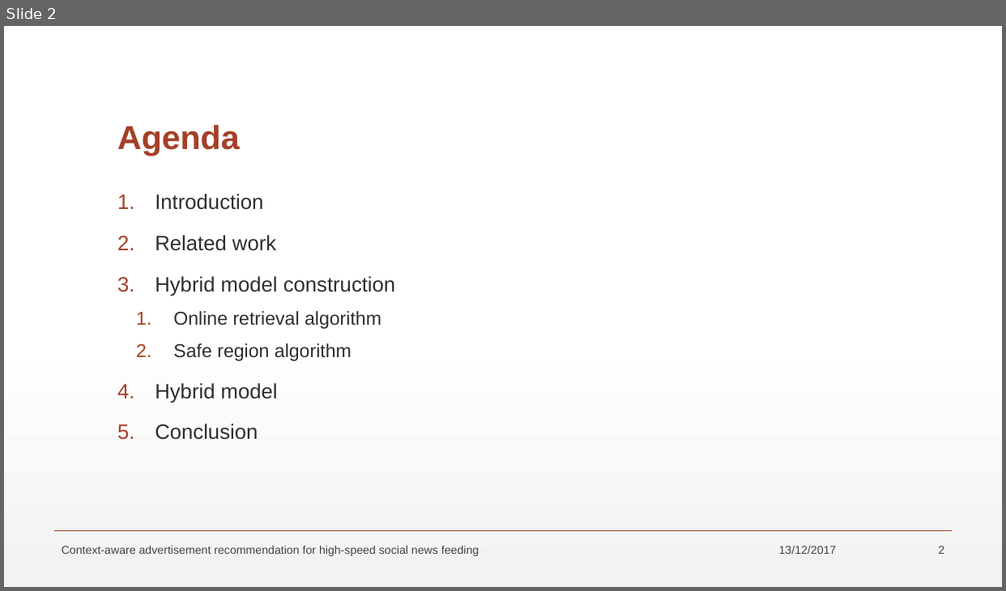
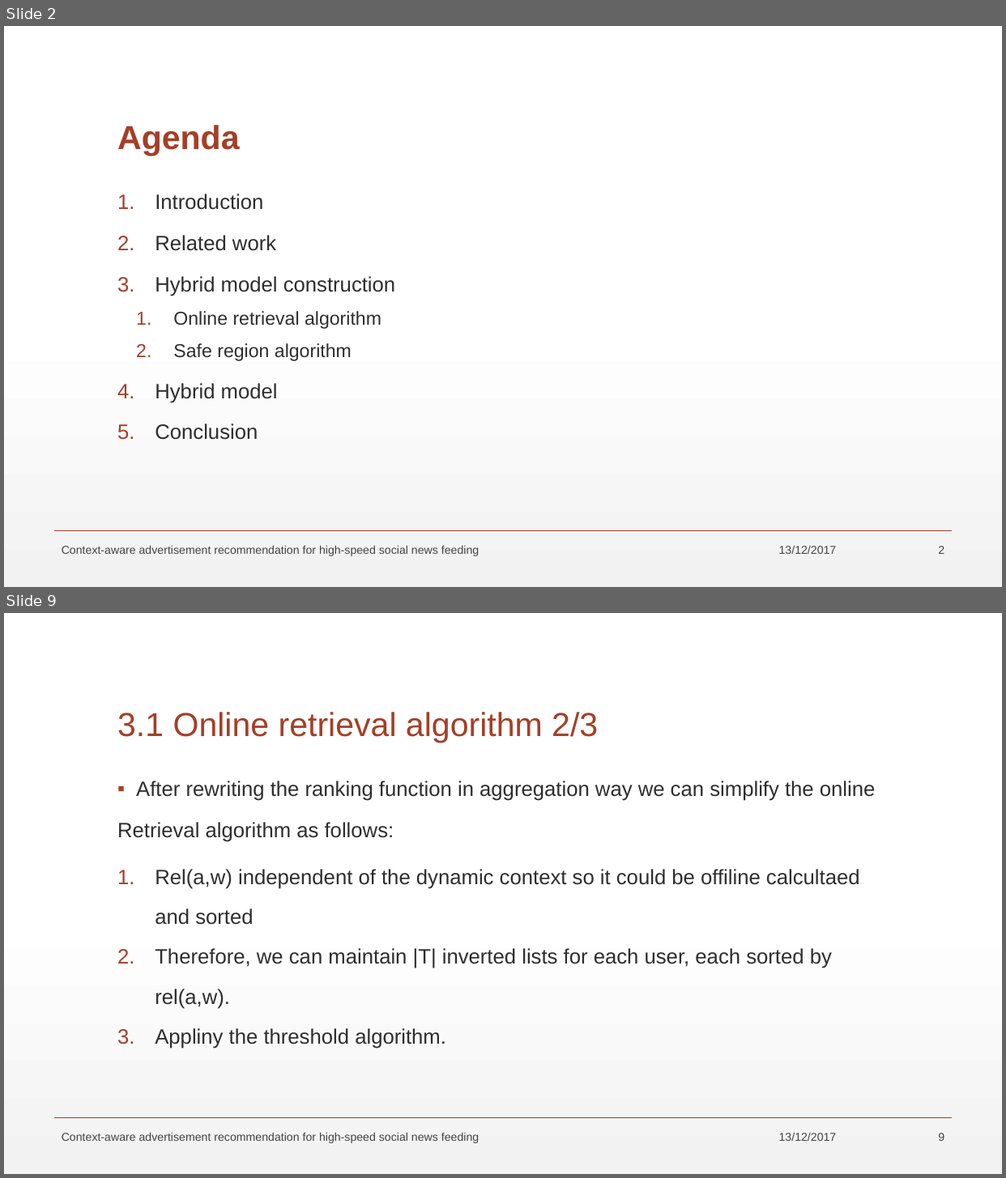
Before and after one commit to maltahan/Seminar, a slide deck: SeminarPresentation.pptx. Shown one above the other, each under a label of ours: slide 2 before the commit, slides 2 and 9 after it; the slides between them are not shown. The pictures are 1006x591 and 1006x1178 pixels, drawn with LibreOffice and Linux fonts; fonts in the diff are those of the drawing. Boxes give left, top, right and bottom in pixels: in the first picture for what was removed or moved away, otherwise in the second. Text is boxed around its words. In the diff, an @@ line names an element or a change of style, - is before the commit and + after.

```diff
--- a/SeminarPresentation.pptx
+++ b/SeminarPresentation.pptx
@@ slide 9 added at (4,613,1002,1174), background gradient #FFFFFF to #F2F2F2; not listed: 1 template element that a slide beside it also shows @@
@@ title added at (117,712,598,743), 32 pt, text #A43F27 @@
+3.1 Online retrieval algorithm 2/3
@@ text added at (117,781,876,1049), 20 pt, text #2D2E2D @@
+▪ After rewriting the ranking function in aggregation way we can simplify the online
+Retrieval algorithm as follows:
+1. Rel(a,w) independent of the dynamic context so it could be offiline calcultaed and sorted
+2. Therefore, we can maintain |T| inverted lists for each user, each sorted by rel(a,w).
+3. Appliny the threshold algorithm.
@@ text added at (62,1133,479,1144), 11 pt, text #424342 @@
+Context-aware advertisement recommendation for high-speed social news feeding
@@ text added at (779,1133,837,1141), 11 pt, text #424342 @@
+13/12/2017
@@ page number added at (938,1133,944,1141), 11 pt, text #424342 @@
+9
```
Also in this commit, not shown: 11 slides changed, 2 other slides added.
